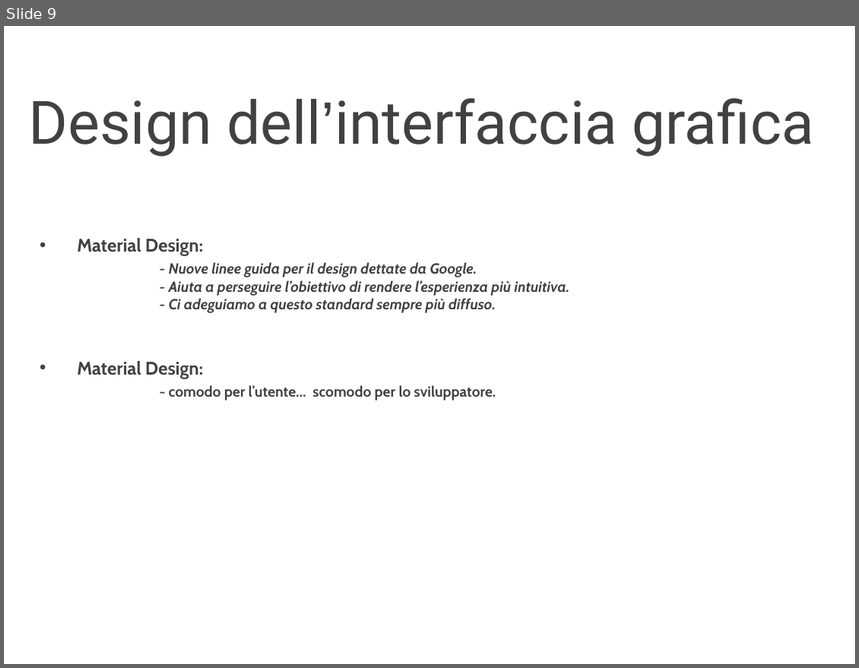
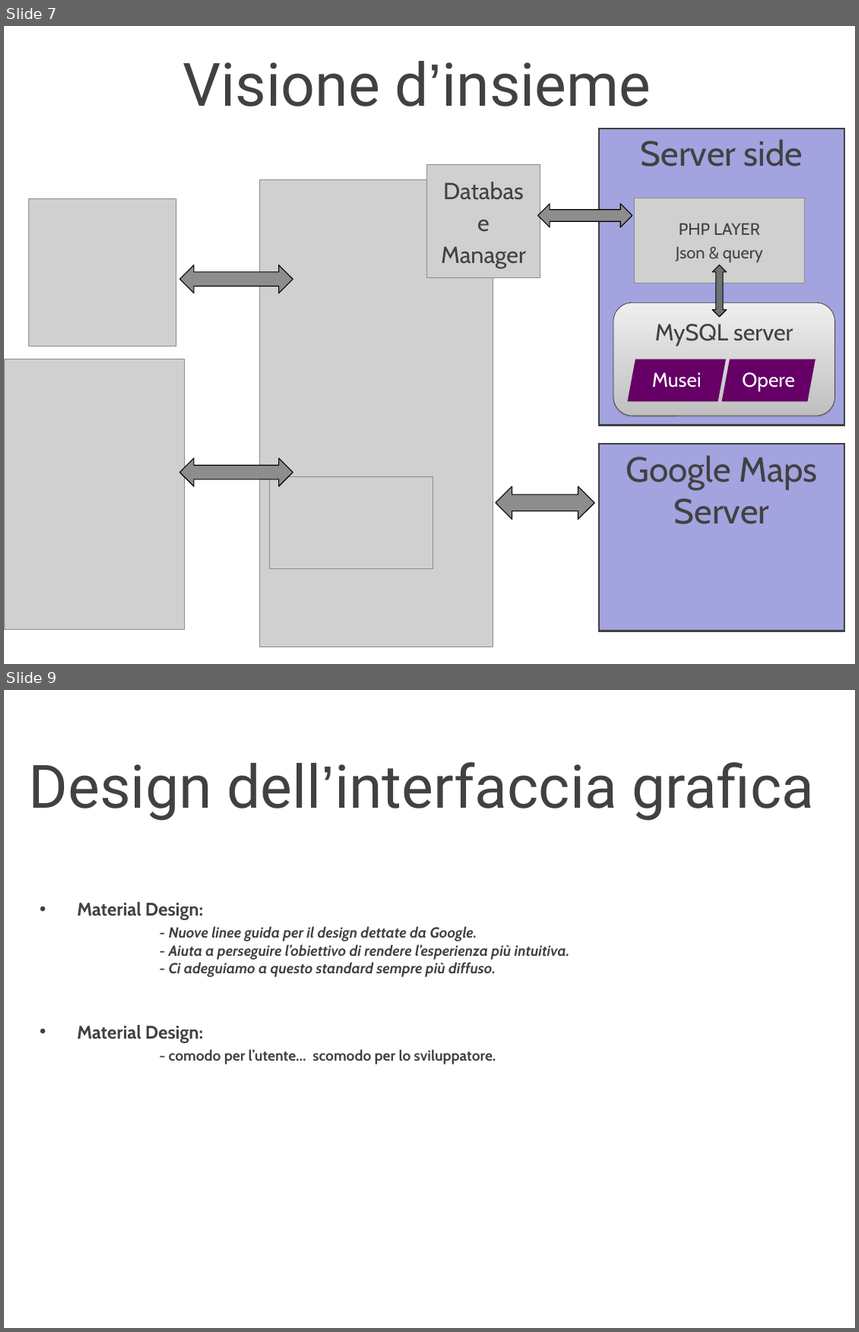
Before and after one commit to delchiaro/beaconav, a slide deck: documentation/presentazione.ppt. Shown one above the other, each under a label of ours: slide 9 before the commit, slides 7 and 9 after it; the slides between them are not shown. The pictures are 859x668 and 859x1332 pixels, drawn with LibreOffice and Linux fonts; fonts in the diff are those of the drawing; grey boxes stand for pictures; background and template pictures are left out. Boxes give left, top, right and bottom in pixels: in the first picture for what was removed or moved away, otherwise in the second. Text is boxed around its words. In the diff, an @@ line names an element or a change of style, - is before the commit and + after.

```diff
--- a/documentation/presentazione.ppt
+++ b/documentation/presentazione.ppt
@@ slide 7 added at <box>4,26,855,664</box>, background picture (left out) @@
@@ title added at <box>183,61,651,107</box>, 72 pt, text #414141 @@
+Visione d’insieme
@@ picture added at <box>260,180,493,648</box> @@
@@ picture added at <box>427,165,541,278</box> @@
@@ picture added at <box>29,199,177,346</box> @@
@@ left right arrow added at <box>538,204,633,227</box>, fill #8D8D8D, outline #000000 0.99 pt @@
@@ text added at <box>441,246,526,268</box>, 28 pt, text #414141 @@
+Database
+Manager
@@ left right arrow added at <box>180,265,293,293</box>, fill #8D8D8D, outline #000000 0.99 pt @@
@@ group added at <box>600,129,845,425</box>: 2 parallelograms, 1 rectangle, 1 picture, 1 text, 1 rounded rectangle, 1 up down arrow @@
+Server side
+PHP LAYER
+Json & query
+MySQL server
+Musei
+Opere
@@ picture added at <box>4,360,184,630</box> @@
@@ left right arrow added at <box>180,458,293,487</box>, fill #8D8D8D, outline #000000 0.99 pt @@
@@ rectangle added at <box>600,445,845,632</box>, fill #A3A3E0, outline #414141 2.01 pt, 42 pt, text #414141 @@
+Google Maps Server
@@ picture added at <box>270,477,433,569</box> @@
@@ left right arrow added at <box>496,487,595,520</box>, fill #8D8D8D, outline #000000 0.99 pt @@
```
Also in this commit, not shown: 5 slides changed, 1 other slide added, 2 slides removed.
